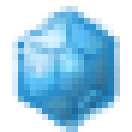
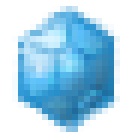
Two versions of the same layered image (w=132, h=132). Layer-by-layer changes:
painted on "line" over [left=12, top=36, right=120, bottom=102]
painted on "Shape 1" over [left=12, top=36, right=120, bottom=102]
